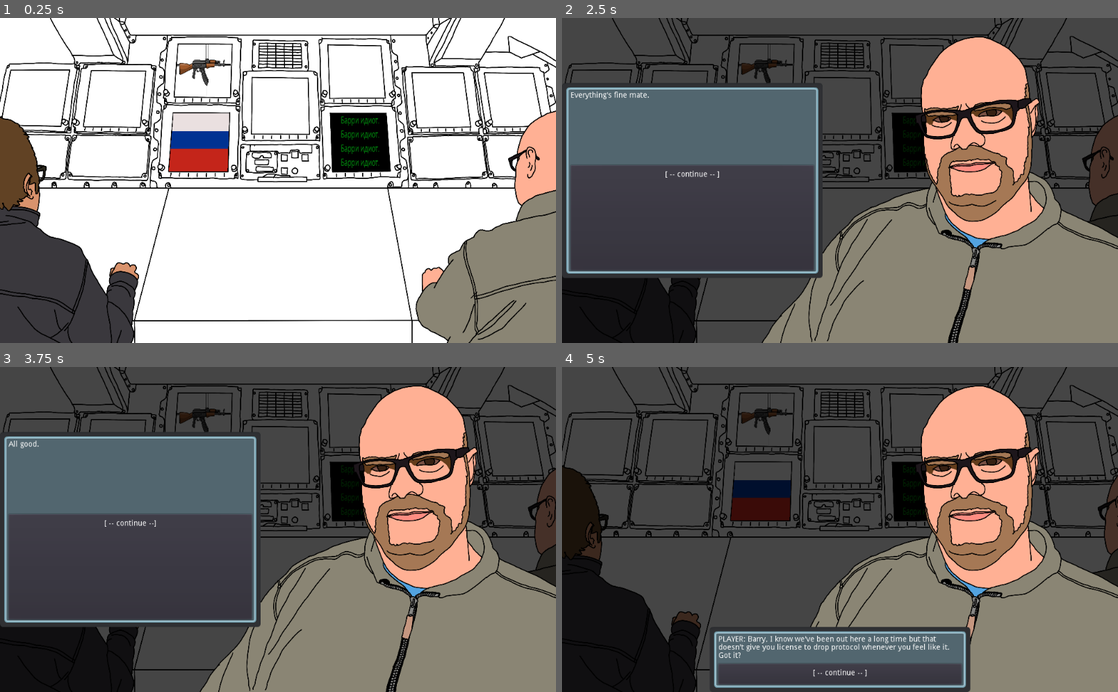
Above: before the commit, frames 1-4 (two rows, left to right).
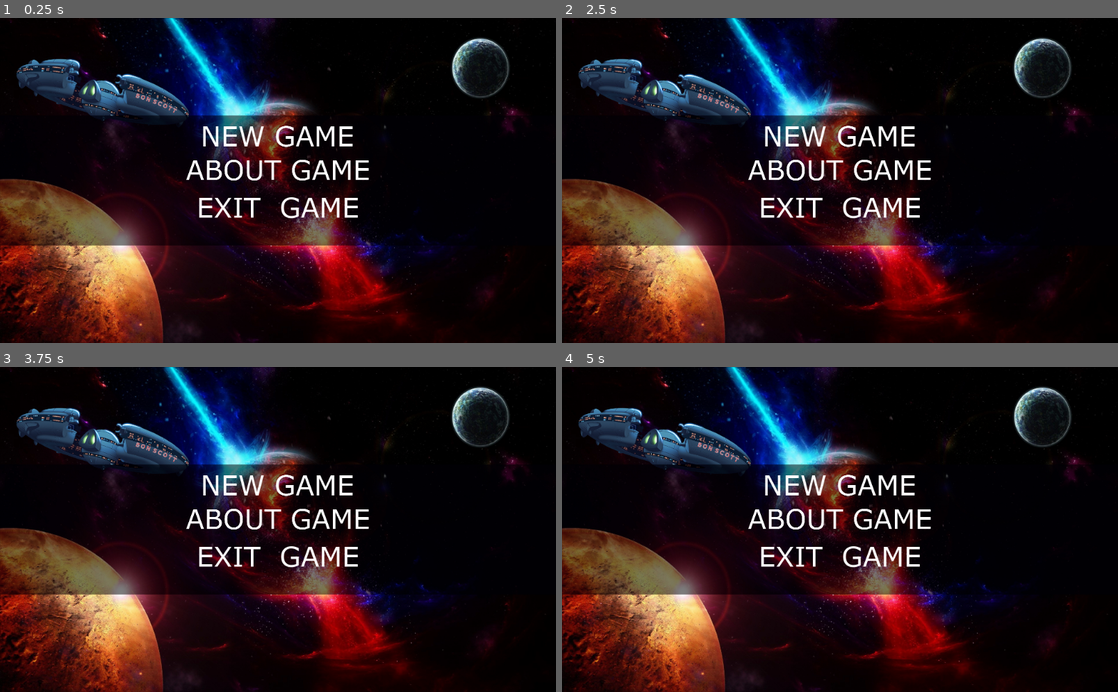
Above: after the commit, the same moments.

Repository: s3775599/BITS-clone
Game: Godot game, scene res://Scenes/Title.tscn
The game is run twice, just before and just after one commit, with the same random seed, the same clock (stepped at 60 frames per second) and the same inputs. Before the commit the project starts from res://Scenes/Main.tscn.
Inputs (mouse positions are in pixels of both pictures, inside the frame that each line leads up to):
- Up to frame 1 (0.25 s): no input
- Up to frame 2 (2.5 s): tap Enter at 0.5 s; move the mouse to (840, 180) at 0.52 s; hold Right (ui_right) 0.53-1.28 s; click (840, 180) at 0.67 s; move the mouse to (845, 180) at 1.27 s; hold Down (ui_down) 1.28-2 s; click (845, 180) at 1.42 s; click (840, 323) at 2 s, where only the run before the commit has a clickable "[ -- continue -- ]"
- Up to frame 3 (3.75 s): click (127, 568) at 2.75 s, where only the run before the commit has a clickable "[ -- continue -- ]"; click (278, 672) at 3.5 s, where only the run before the commit has a clickable "[ -- continue --]"
- Up to frame 4 (5 s): click (689, 568) at 4.25 s, where only the run before the commit has a clickable "[ -- continue --]"

The runs differ from the first frame. In frame 1, 95% of the frame differs, in the area x 0-100%, y 0-100%; in frame 2, 95%; in frame 3, 95%; in frame 4, 93%.

Commit message:
change default scene to title

Diff:
--- a/NightwatchDialogueSystem/project.godot
+++ b/NightwatchDialogueSystem/project.godot
@@ -16,7 +16,7 @@
 [application]
 
 config/name="The Night Watch"
-run/main_scene="res://Scenes/Main.tscn"
+run/main_scene="res://Scenes/Title.tscn"
 config/icon="res://icon.png"
 
 [rendering]
Not shown, added: NightwatchDialogueSystem/SFX/322054__zimbot__engineroomsteady.ogg.import
Not shown, added: NightwatchDialogueSystem/SFX/338065__geronimogeronimo__space-alarm.ogg.import
Not shown, added: NightwatchDialogueSystem/SFX/click3.ogg.import
Not shown, added: NightwatchDialogueSystem/SFX/rollover6.ogg.import
Not shown, added: NightwatchDialogueSystem/SFX/322054__zimbot__engineroomsteady.ogg
Not shown, added: NightwatchDialogueSystem/SFX/338065__geronimogeronimo__space-alarm.ogg
Not shown, added: NightwatchDialogueSystem/SFX/click3.ogg
Not shown, added: NightwatchDialogueSystem/SFX/rollover6.ogg
